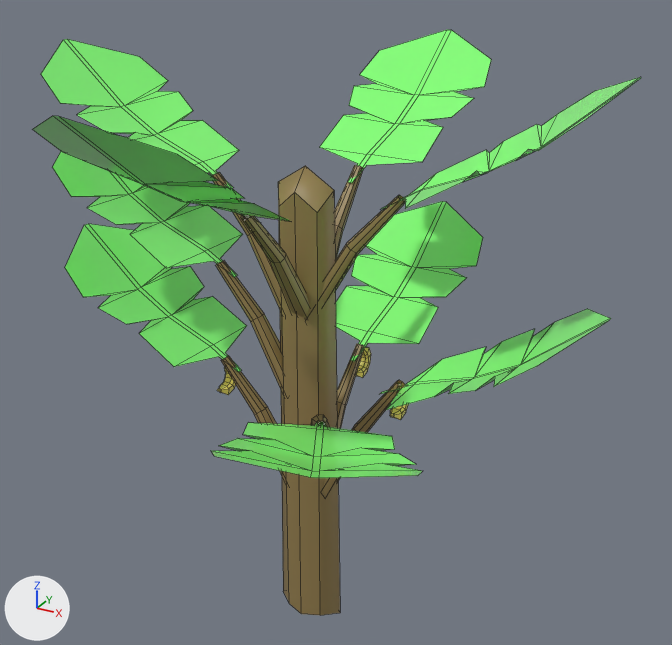
Two versions of the FBX model Botanical Provision Mark-2/Assets/Models/Trees/Benana_Tree_with.fbx, one commit apart.
Rendered twice from a camera (50 mm lens) standing at (0.0301, -0.0509, 0.0501) and looking at (0.0012, 0.0018, 0.0238). Arrows for +X, +Y and +Z are at lower left; the lights stay in place. Mesh edges are drawn as thin lines. Where no turn or scale is listed for an object, it has been applied to the vertices.

The first picture shows 'Benana_Tree_With'.
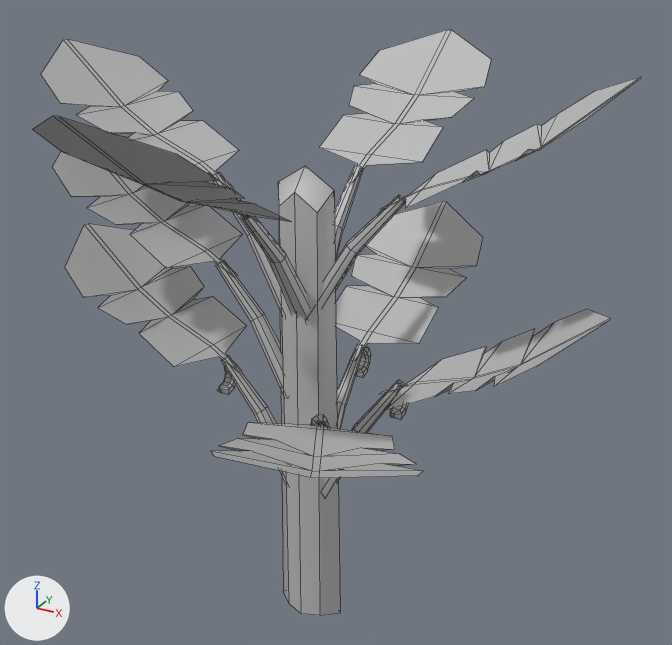
Location of each change, (x1, y1, x2, y2) in pixels of the pictures (672 x 645 px):
```json
{"part": 1, "of": "me_mesh", "change": "recoloured", "before": [212, 165, 405, 615], "after": [212, 165, 405, 615], "on screen": "brown to grey"}
{"part": 2, "of": "me_mesh", "change": "recoloured", "before": [32, 30, 641, 478], "after": [32, 30, 641, 478], "on screen": "green to grey"}
{"part": 3, "of": "me_mesh", "change": "recoloured", "before": [217, 347, 408, 427], "after": [217, 347, 408, 427], "on screen": "yellow to grey"}
```

The change, as JSON lines over the scene's bpy script:
```json
{"op": "add", "block": "mat_lambert3", "code": ["mat_lambert3 = principled_material('lambert3')", "mat_lambert3.base_color = (0.5, 0.5, 0.5)  # grey #bcbcbc"]}
{"block": "me_mesh", "where": "me_mesh.from_pydata(...)  # 725 vertices, 560 faces; spans x -0.0204..0.0204, y -0.0207..0.0207, z -0.0209..0.0209"}
{"block": "me_mesh", "where": "# used by ob_benana_tree_with; location = (-0.00022, -0.00043, 0.0209)"}
{"block": "me_mesh", "change": "me_mesh part 1: all 156 faces that had it switch from mat_lambert2 (brown #937d4d) to mat_lambert3 (grey #bcbcbc)"}
{"block": "me_mesh", "change": "me_mesh part 2: all 180 faces that had it switch from mat_aistandardsurface1 (green #85ff78) to mat_lambert3 (grey #bcbcbc)"}
{"block": "me_mesh", "change": "me_mesh part 3: all 224 faces that had it switch from mat_aistandardsurface2 (yellow #fff073) to mat_lambert3 (grey #bcbcbc)"}
```
